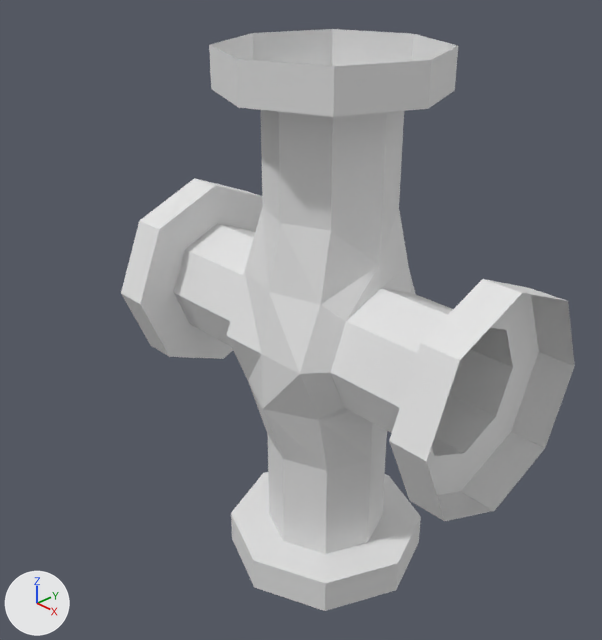
Two versions of the Blender file Assets/Victor/Raw 3D Objects/Cano 5/CANO 5 Modelagem finalizada.blend, one commit apart.
One viewpoint serves both versions: a camera (50 mm lens) standing at (8.24, -8.38, 5.9) and looking at (-0.35, -0.26, 0.08). The axes (+X, +Y, +Z) are drawn at lower left. The lights are the same throughout.

Names of what the first picture shows: 'Círculo'.
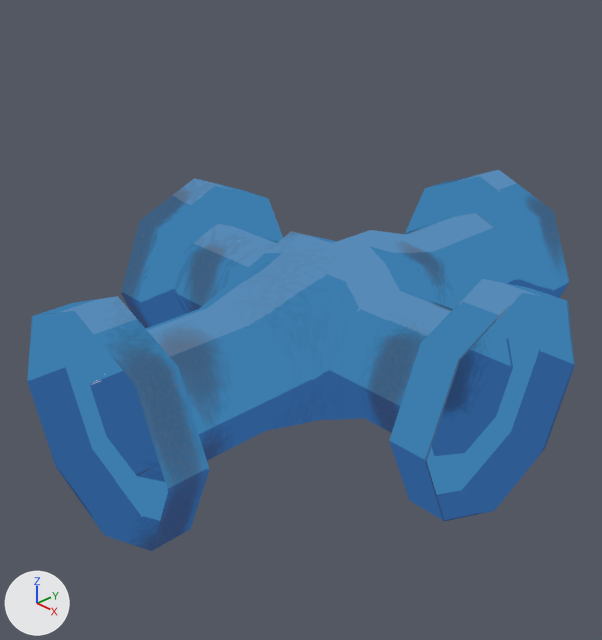
ob_cano_t_4_lados is not drawn itself; it is the parent of ob_círculo, ob_círculo_009, ob_círculo_010, ob_círculo_011, ob_círculo_012, ob_círculo_013, ob_círculo_014, ob_círculo_015.

Pixel boxes (x1, y1, x2, y2) of what changed, in the pictures (602 x 640 px):
```json
{"object": "Círculo", "change": "recoloured, surface changed, turned", "before": [121, 29, 575, 611], "after": [27, 170, 575, 551], "on screen": "white to blue"}
```

Edits to the scene script, one JSON object a line:
```json
{"op": "add", "block": "img_ucupaint_cano_4_lados_color", "code": ["img_ucupaint_cano_4_lados_color = load_image('Ucupaint cano 4 lados Color', 'Ucupaint cano 4 lados Color.png', 1024, 1024, 'sRGB')"]}
{"op": "add", "block": "ng_ucupaint_cano_4_lados", "code": ["ng_ucupaint_cano_4_lados = bpy.data.node_groups.new('Ucupaint cano 4 lados', 'ShaderNodeTree')", "# colours: white #ffffff", "# uses the picture img_ucupaint_cano_4_lados_color"]}
{"op": "add", "block": "ng_ypl_check_input_normal", "code": ["ng_ypl_check_input_normal = bpy.data.node_groups.new('~yPL Check Input Normal', 'ShaderNodeTree')", "# nodes: Math, Mix, SeparateXYZ"]}
{"op": "add", "block": "mat_cano_4_lados", "code": ["mat_cano_4_lados = bpy.data.materials.new('cano 4 lados')", "# nodes: Emission, Group, OutputMaterial", "# colours: white #e7e7e7"]}
{"block": "me_círculo", "where": "me_círculo.from_pydata(...)  # 150 vertices, 140 faces; spans x -4.24..4.31, y -1.68..1.68, z -3.33..3.33"}
{"block": "me_círculo", "where": "# used by ob_círculo; parent = ob_cano_t_4_lados; location = (0.0, 0.0, 0.0); rotation_euler = (0.0, 1.571, 0.0), in degrees (0, 90, 0)"}
{"block": "me_círculo", "change": "me_círculo part 1: texture (UV) coordinates of 140 of 140 faces, centred in x -3.95..4.01, y -1.43..1.43, z -3.03..3.03, changed; they spanned u 0.0..0.0, v 0.0..0.0 and now span u 0.0..1.0, v 0.0..0.97"}
{"op": "add", "block": "me_círculo", "code": "me_círculo.materials.append(mat_cano_4_lados)"}
{"op": "set", "path": "ob_cano_t_4_lados.rotation_euler", "old": "(0.0, 0.0, 0.0)", "new": "(1.571, 0.0, 0.0)", "note": "degrees (0, 0, 0) -> degrees (90, 0, 0)"}
```
